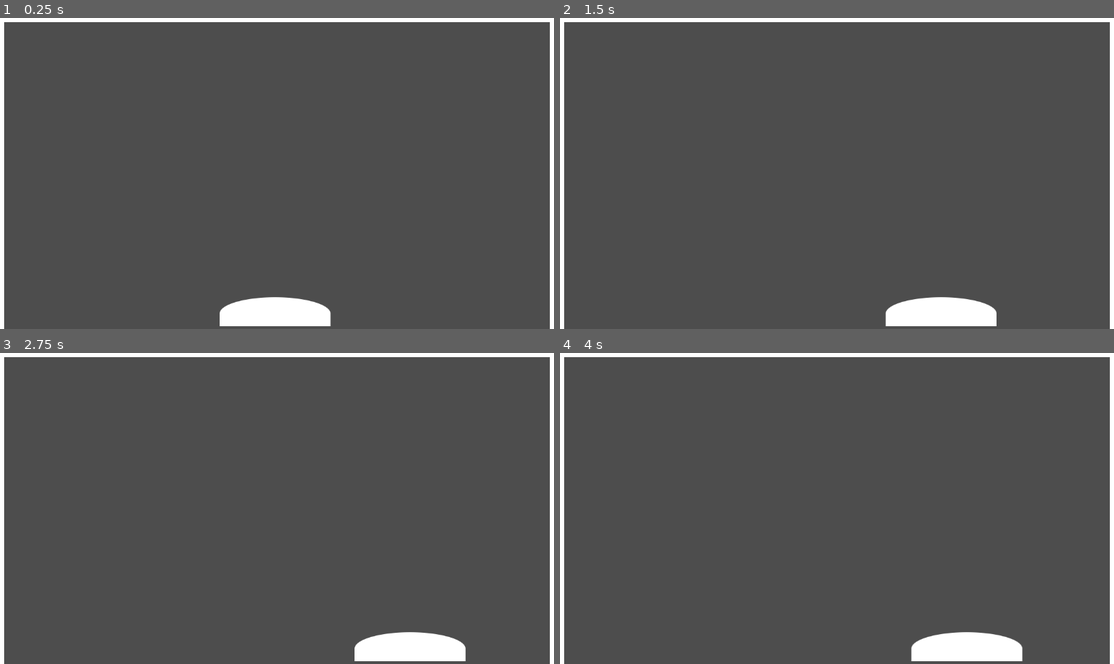
Above: before the commit, frames 1-4 (two rows, left to right).
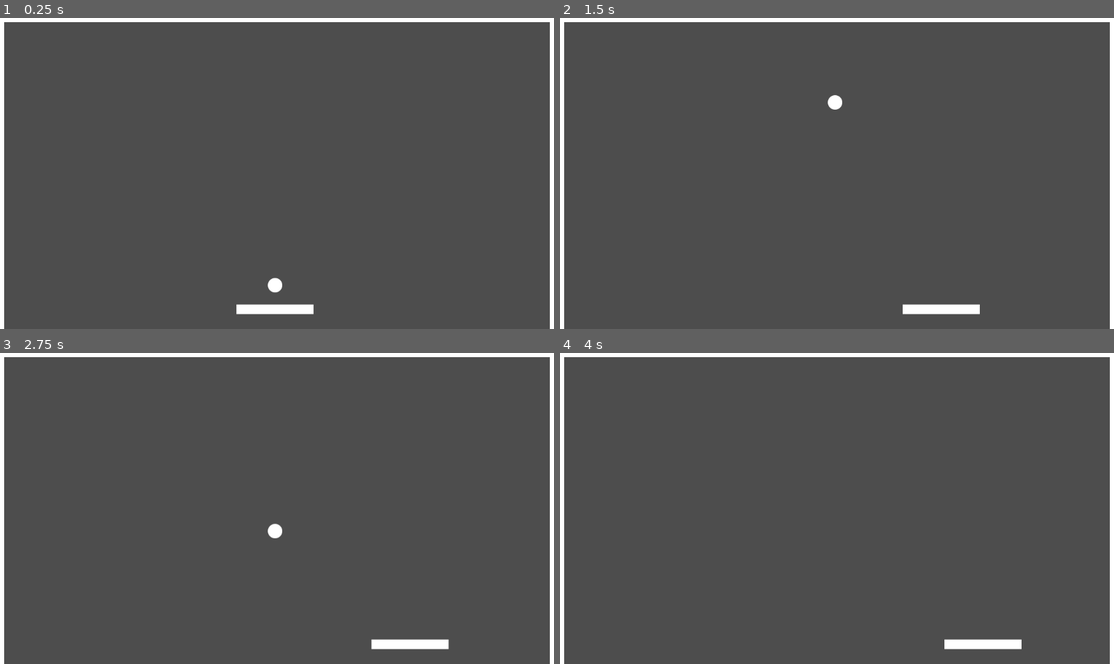
Above: after the commit, the same moments.

Repository: smarthall/20games
Game: Godot game, scene res://game_space.tscn
The game is run twice, just before and just after one commit, with the same random seed, the same clock (stepped at 60 frames per second) and the same inputs.
Inputs:
- Up to frame 1 (0.25 s): no input
- Up to frame 2 (1.5 s): tap Enter at 0.5 s; hold Right (PaddleRight) 0.53-1.28 s; hold Space (Action, bound only after the commit) 0.53-1.28 s; hold A (PaddleLeft) from 1.28 s (still down); tap Space (Action, bound only after the commit) at 1.35 s
- Up to frame 3 (2.75 s): release A (PaddleLeft) at 2.03 s; hold Right (PaddleRight) from 2.03 s (still down); hold Space (Action, bound only after the commit) from 2.03 s (still down)
- Up to frame 4 (4 s): release Space (Action, bound only after the commit) at 2.78 s; tap Space (Action, bound only after the commit) at 2.85 s; release Right (PaddleRight) at 3.53 s; hold A (PaddleLeft) from 3.53 s (still down); hold Space (Action, bound only after the commit) from 3.53 s (still down)

The runs differ from the first frame. In frame 1, 1.4% of the frame differs, in the area x 39-60%, y 83-100%; in frame 2, 1.4%; in frame 3, 1.4%, in the area x 48-85%, y 54-100%; in frame 4, 1.3%.

Commit message:
Implemented simple ball mechanics

Diff:
--- /dev/null
+++ b/breakout/ball.gd
@@ -0,0 +1,31 @@
+extends CharacterBody2D
+class_name Ball
+
+const speed: float = 400.0
+
+func start() -> void:
+	velocity = Vector2.UP * speed
+
+func stop() -> void:
+	velocity = Vector2.ZERO
+
+func _physics_process(delta: float) -> void:
+	var collision := move_and_collide(velocity * delta)
+	if collision:
+		resolve_collision(collision)
+
+func resolve_collision(collision: KinematicCollision2D) -> void:
+	var collider_layer : int = collision.get_collider().collision_layer
+	if collider_layer & 2:
+		resolve_collision_with_walls(collision)
+	elif collider_layer & 1:
+		resolve_collision_with_paddle(collision)
+	else:
+		print("Collided with layer: ", collider_layer)
+
+func resolve_collision_with_walls(collision: KinematicCollision2D) -> void:
+	velocity = velocity.bounce(collision.get_normal())
+
+func resolve_collision_with_paddle(collision: KinematicCollision2D) -> void:
+	var paddle : Node2D = collision.get_collider() as Node2D
+	velocity = paddle.global_position.direction_to(global_position).normalized() * speed
--- /dev/null
+++ b/breakout/ball.tscn
@@ -0,0 +1,19 @@
+[gd_scene load_steps=4 format=3 uid="uid://jgfp28ghomnu"]
+
+[ext_resource type="Script" uid="uid://cyvdgayhg1bpu" path="res://ball.gd" id="1_41u45"]
+[ext_resource type="Texture2D" uid="uid://cfhpcjj46chna" path="res://Resources/Ball.png" id="1_x8fbi"]
+
+[sub_resource type="CircleShape2D" id="CircleShape2D_41u45"]
+radius = 15.0
+
+[node name="Ball" type="CharacterBody2D"]
+collision_layer = 4
+collision_mask = 7
+script = ExtResource("1_41u45")
+metadata/_custom_type_script = "uid://cyvdgayhg1bpu"
+
+[node name="Sprite2D" type="Sprite2D" parent="."]
+texture = ExtResource("1_x8fbi")
+
+[node name="CollisionShape2D" type="CollisionShape2D" parent="."]
+shape = SubResource("CircleShape2D_41u45")
--- a/breakout/game_space.gd
+++ b/breakout/game_space.gd
@@ -1 +1,12 @@
 extends Node2D
+
+@onready var ball_holding_node : Node2D = $Player/BallHoldingNode
+@onready var ball : Ball = $Player/BallHoldingNode/Ball
+
+func _input(event: InputEvent) -> void:
+	if event.is_action_pressed("Action") && ball.get_parent() == ball_holding_node:
+		launch_ball()
+
+func launch_ball() -> void:
+	ball.reparent(self)
+	ball.start()
--- a/breakout/game_space.tscn
+++ b/breakout/game_space.tscn
@@ -1,7 +1,8 @@
-[gd_scene load_steps=6 format=3 uid="uid://bbk25xfktogup"]
+[gd_scene load_steps=7 format=3 uid="uid://bbk25xfktogup"]
 
 [ext_resource type="PackedScene" uid="uid://c6rpcu815yae4" path="res://player.tscn" id="1_63fvg"]
 [ext_resource type="Script" uid="uid://uu45niv78pa0" path="res://game_space.gd" id="1_ihldm"]
+[ext_resource type="PackedScene" uid="uid://jgfp28ghomnu" path="res://ball.tscn" id="3_75ac5"]
 
 [sub_resource type="RectangleShape2D" id="RectangleShape2D_n10u8"]
 size = Vector2(1172, 20)
@@ -16,6 +17,8 @@
 script = ExtResource("1_ihldm")
 
 [node name="Boundaries" type="StaticBody2D" parent="."]
+collision_layer = 2
+collision_mask = 0
 
 [node name="TopCollisionShape" type="CollisionShape2D" parent="Boundaries"]
 position = Vector2(576, 0)
@@ -49,3 +52,8 @@
 
 [node name="Player" parent="." instance=ExtResource("1_63fvg")]
 position = Vector2(572, 607)
+
+[node name="BallHoldingNode" type="Node2D" parent="Player"]
+position = Vector2(0, -50)
+
+[node name="Ball" parent="Player/BallHoldingNode" instance=ExtResource("3_75ac5")]
--- a/breakout/player.tscn
+++ b/breakout/player.tscn
@@ -1,25 +1,19 @@
-[gd_scene load_steps=5 format=3 uid="uid://c6rpcu815yae4"]
+[gd_scene load_steps=3 format=3 uid="uid://c6rpcu815yae4"]
 
-[ext_resource type="Texture2D" uid="uid://cm5flrom0g6gm" path="res://Resources/Paddle.png" id="1_4flbx"]
 [ext_resource type="Script" uid="uid://d22pish2yqb5k" path="res://player.gd" id="1_onrkg"]
 
-[sub_resource type="CircleShape2D" id="CircleShape2D_onrkg"]
-radius = 38.5
-
-[sub_resource type="RectangleShape2D" id="RectangleShape2D_i3pqv"]
-size = Vector2(230, 25)
+[sub_resource type="RectangleShape2D" id="RectangleShape2D_4flbx"]
+size = Vector2(160, 20)
 
 [node name="Player" type="CharacterBody2D"]
+collision_mask = 2
 script = ExtResource("1_onrkg")
 
-[node name="Sprite2D" type="Sprite2D" parent="."]
-texture = ExtResource("1_4flbx")
-
-[node name="PaddleTop" type="CollisionShape2D" parent="."]
-position = Vector2(0, 8)
-scale = Vector2(3, 0.85)
-shape = SubResource("CircleShape2D_onrkg")
+[node name="ColorRect" type="ColorRect" parent="."]
+offset_left = -80.0
+offset_top = -10.0
+offset_right = 80.0
+offset_bottom = 10.0
 
 [node name="CollisionShape2D" type="CollisionShape2D" parent="."]
-position = Vector2(0, 22.5)
-shape = SubResource("RectangleShape2D_i3pqv")
+shape = SubResource("RectangleShape2D_4flbx")
--- a/breakout/project.godot
+++ b/breakout/project.godot
@@ -10,7 +10,7 @@
 
 [application]
 
-config/name="breakout"
+config/name="Breakout"
 run/main_scene="uid://bbk25xfktogup"
 config/features=PackedStringArray("4.4", "GL Compatibility")
 
@@ -32,6 +32,17 @@
 , Object(InputEventKey,"resource_local_to_scene":false,"resource_name":"","device":-1,"window_id":0,"alt_pressed":false …(183 unchanged characters)…
 ]
 }
+Action={
+"deadzone": 0.2,
+"events": [Object(InputEventKey,"resource_local_to_scene":false,"resource_name":"","device":-1,"window_id":0,"alt_pressed":false,"shift_pressed":false,"ctrl_pressed":false,"meta_pressed":false,"pressed":false,"keycode":0,"physical_keycode":32,"key_label":0,"unicode":32,"location":0,"echo":false,"script":null)
+]
+}
+
+[layer_names]
+
+2d_physics/layer_1="Player"
+2d_physics/layer_2="Boundary"
+2d_physics/layer_3="Ball"
 
 [rendering]
 
Binary file added: breakout/Resources/Ball.png
Not shown, changed: breakout/Resources/Ball.png.import
Binary file removed: breakout/Resources/Paddle.png
Not shown, added: breakout/ball.gd.uid
Not shown, added: breakout/Resources/Originals/Ball.xcf
Not shown, removed: breakout/Resources/Originals/Paddle.xcf
